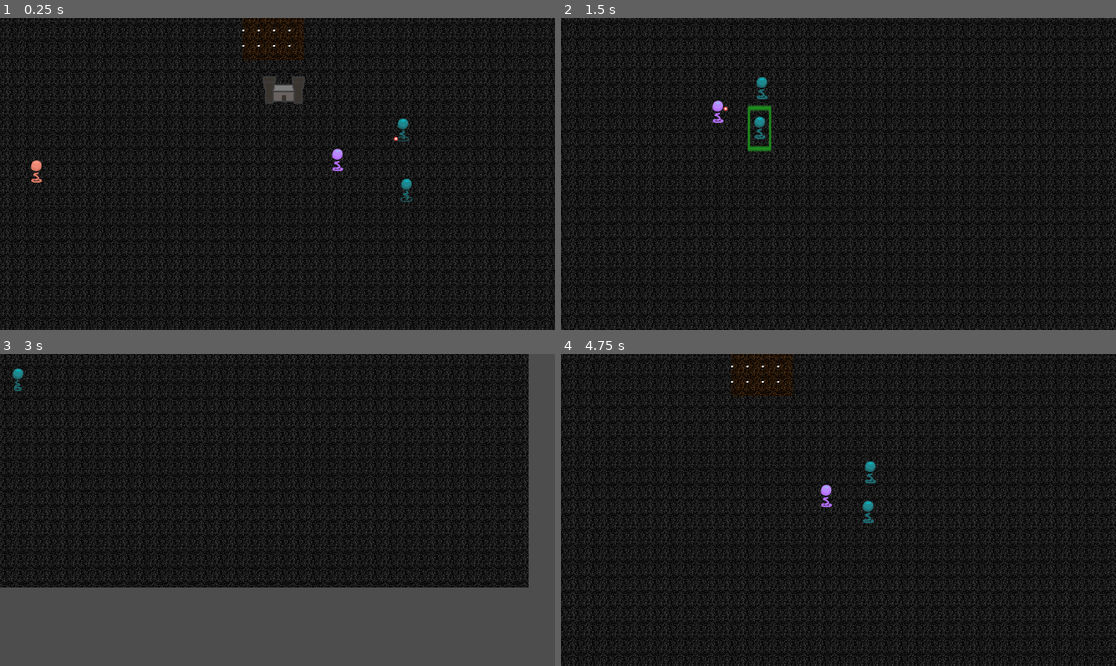
Above: before the commit, frames 1-4 (two rows, left to right).
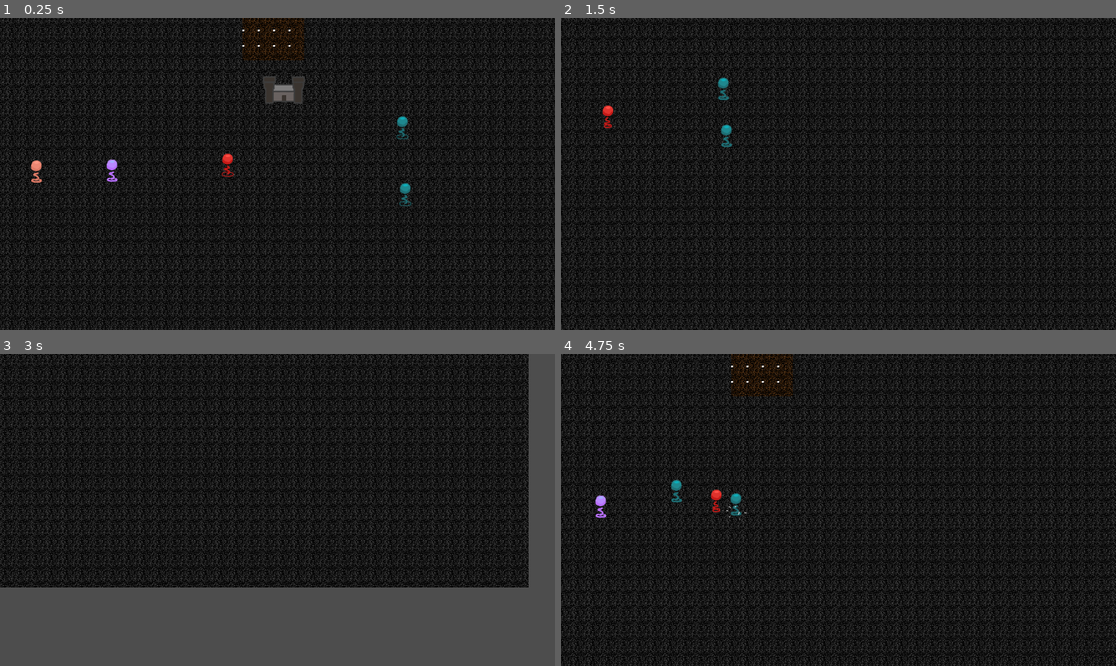
Above: after the commit, the same moments.

Repository: dokumor8/cahiddr
Game: Godot game, scene res://src/node_2d.tscn
Two runs of this game, one before a commit and one after it. Both use one fixed random seed, a clock stepped at 60 frames per second and the inputs below.
Inputs (mouse positions are in pixels of both pictures, inside the frame that each line leads up to):
- Up to frame 1 (0.25 s): no input
- Up to frame 2 (1.5 s): move the mouse to (955, 186) at 0.52 s; press the mouse at (955, 186) at 0.53 s; hold D (right) 0.53-1.28 s; move the mouse to (771, 136) at 1.27 s; release the mouse at (771, 136) at 1.28 s; hold S (down) from 1.28 s (still down); right-click (771, 136) at 1.35 s
- Up to frame 3 (3 s): move the mouse to (333, 441) at 2.02 s; release S (down) at 2.03 s; press the mouse at (333, 441) at 2.03 s; hold D (right) 2.03-2.78 s; move the mouse to (249, 572) at 2.77 s; release the mouse at (249, 572) at 2.78 s; hold W (up) from 2.78 s (still down); right-click (249, 572) at 2.85 s
- Up to frame 4 (4.75 s): move the mouse to (1005, 556) at 3.52 s; release W (up) at 3.53 s; press the mouse at (1005, 556) at 3.53 s; hold A (left) from 3.53 s (still down); move the mouse to (672, 463) at 4.27 s; release the mouse at (672, 463) at 4.28 s; right-click (672, 463) at 4.35 s

The runs differ from the first frame. In frame 1, 0.5% of the frame differs, in the area x 19-75%, y 31-61%; in frame 2, 0.8%, in the area x 7-38%, y 18-43%; in frame 3, less than 0.1%; in frame 4, 0.7%.

Commit message:
Add defender behavior wip

Diff:
--- a/src/enemy_bullet.gd
+++ b/src/enemy_bullet.gd
@@ -4,7 +4,7 @@
 var speed = 600
 var target = 0
 var damage = 1
-
+@onready var sender
 
 # Called when the node enters the scene tree for the first time.
 func _ready():
@@ -25,5 +25,5 @@
 	position += velocity * delta
 
 	if overlaps_body(target):
-		target.hit(damage)
+		target.hit(damage, sender)
 		queue_free()
--- a/src/node_2d.tscn
+++ b/src/node_2d.tscn
@@ -9,6 +9,7 @@
 [ext_resource type="PackedScene" uid="uid://drapmpdq3r5vo" path="res://src/units/king.tscn" id="7_8bfo6"]
 [ext_resource type="PackedScene" uid="uid://cakqx0khmasxy" path="res://src/spawn_area.tscn" id="8_n7edf"]
 [ext_resource type="Texture2D" uid="uid://bykm5axt2p03b" path="res://img/buildings/defender_building.png" id="9_6fyor"]
+[ext_resource type="PackedScene" uid="uid://di1fw0dliqjfi" path="res://src/units/defender.tscn" id="10_xwbcn"]
 
 [sub_resource type="TileSetAtlasSource" id="TileSetAtlasSource_f2j16"]
 texture = ExtResource("2_ov8mc")
@@ -54,7 +55,7 @@
 position = Vector2(617, 524)
 
 [node name="Hero" parent="." instance=ExtResource("5_sj74m")]
-position = Vector2(741, 495)
+position = Vector2(273, 517)
 
 [node name="WalkMarker" parent="." instance=ExtResource("6_kq1q8")]
 visible = false
@@ -70,4 +71,7 @@
 texture = ExtResource("9_6fyor")
 centered = false
 
+[node name="Defender" parent="." instance=ExtResource("10_xwbcn")]
+position = Vector2(513, 505)
+
 [connection signal="end_movement" from="Hero" to="." method="_on_hero_end_movement"]
--- a/src/units/defender.gd
+++ b/src/units/defender.gd
@@ -1,11 +1,127 @@
 extends CharacterBody2D
 
+var selected = false
+var target_object = 0
+@onready var aggroed = false
+var shot_count = 0
 
-# Called when the node enters the scene tree for the first time.
-func _ready():
-	pass # Replace with function body.
+var movement_speed: float = 200.0
+var movement_target_position: Vector2 = Vector2(60.0, 180.0)
+
+@onready var navigation_agent: NavigationAgent2D = $NavigationAgent2D
+@onready var animated_sprite: AnimatedSprite2D = $AnimatedSprite2D
+@onready var aggro_target: CharacterBody2D
+@onready var shoot_timer = $ShootTimer
+@export var speed = 100
+var stop_distance = 100.0
+var shoot_distance = 150.0
+var can_shoot = true
+var health = 40
+var state = "idle"
 
 
-# Called every frame. 'delta' is the elapsed time since the previous frame.
-func _process(delta):
-	pass
+func _ready():
+	# These values need to be adjusted for the actor's speed
+	# and the navigation layout.
+	animated_sprite.play()
+
+	navigation_agent.path_desired_distance = stop_distance
+	navigation_agent.target_desired_distance = stop_distance
+#	var root_node = get_tree().get_root()
+	movement_target_position = position
+
+	# Make sure to not await during _ready.
+	call_deferred("actor_setup")
+
+
+func actor_setup():
+	# Wait for the first physics frame so the NavigationServer can sync.
+	await get_tree().physics_frame
+
+	# Now that the navigation map is no longer empty, set the movement target.
+	set_movement_target(movement_target_position)
+
+
+
+var Bullet = preload("res://src/hero_bullet.tscn")
+func shoot(target):
+	if can_shoot:
+		var bul = Bullet.instantiate()
+		get_tree().get_root().add_child(bul)
+		bul.global_position = global_position
+		bul.look_at(target.global_position)
+		var dir = (target.global_position - global_position).normalized()
+		bul.global_rotation = dir.angle() + PI / 2.0
+		bul.velocity = dir * bul.speed
+		bul.target = target
+		bul.sender = self
+
+		can_shoot = false
+		shoot_timer.start()
+
+
+func navigate():
+	if navigation_agent.is_navigation_finished():
+		return
+
+	var current_agent_position: Vector2 = global_position
+	var next_path_position: Vector2 = navigation_agent.get_next_path_position()
+
+	var new_velocity: Vector2 = next_path_position - current_agent_position
+	new_velocity = new_velocity.normalized()
+	new_velocity = new_velocity * movement_speed
+
+	navigation_agent.set_velocity(new_velocity)
+
+
+func _physics_process(_delta):
+	if not is_instance_valid(aggro_target):
+		# TODO query space around the unit and switch aggro there
+		# if no one is close, set state to idle
+		state = "idle"
+	if state == "aggro":
+		if position.distance_to(aggro_target.position) < shoot_distance:
+			shoot(aggro_target)
+
+		set_movement_target(aggro_target.position)
+
+	navigate()
+
+
+func _on_aggro_area_body_entered(body):
+	# change state to aggro
+	if body.is_in_group("enemy"):
+		set_aggro_target(body)
+		state = "aggro"
+#		target_object = body
+#		aggroed = true
+
+
+func _on_shoot_timer_timeout():
+	can_shoot = true
+
+
+func set_movement_target(movement_target: Vector2):
+	navigation_agent.target_position = movement_target
+
+
+var HitEffectHero = preload("res://src/effects/hit_effect_hero.tscn")
+func hit(damage, sender):
+
+	var hitEffectHero = HitEffectHero.instantiate()
+	get_tree().get_root().add_child(hitEffectHero)
+	hitEffectHero.global_position = global_position
+	health -= damage
+	if health <= 0:
+		queue_free()
+	set_aggro_target(sender)
+
+
+func set_aggro_target(unit):
+	aggro_target = unit
+	set_movement_target(unit.position)
+
+
+func _on_navigation_agent_2d_velocity_computed(safe_velocity):
+	velocity = safe_velocity
+	move_and_slide()
--- a/src/units/defender.tscn
+++ b/src/units/defender.tscn
@@ -28,7 +28,10 @@
 "speed": 5.0
 }]
 
-[node name="Defender" type="CharacterBody2D"]
+[sub_resource type="CircleShape2D" id="CircleShape2D_jsm2w"]
+radius = 226.009
+
+[node name="Defender" type="CharacterBody2D" groups=["defender"]]
 script = ExtResource("1_f5fo7")
 
 [node name="CollisionShape2D" type="CollisionShape2D" parent="."]
@@ -37,3 +40,18 @@
 [node name="AnimatedSprite2D" type="AnimatedSprite2D" parent="."]
 sprite_frames = SubResource("SpriteFrames_nv41x")
 frame_progress = 0.0416653
+
+[node name="AggroArea" type="Area2D" parent="."]
+collision_layer = 0
+collision_mask = 2
+
+[node name="CollisionShape2D" type="CollisionShape2D" parent="AggroArea"]
+shape = SubResource("CircleShape2D_jsm2w")
+
+[node name="ShootTimer" type="Timer" parent="."]
+
+[node name="NavigationAgent2D" type="NavigationAgent2D" parent="."]
+
+[connection signal="body_entered" from="AggroArea" to="." method="_on_aggro_area_body_entered"]
+[connection signal="timeout" from="ShootTimer" to="." method="_on_shoot_timer_timeout"]
+[connection signal="velocity_computed" from="NavigationAgent2D" to="." method="_on_navigation_agent_2d_velocity_computed"]
--- a/src/units/hero.gd
+++ b/src/units/hero.gd
@@ -76,7 +76,7 @@
 
 
 var HitEffectHero = preload("res://src/effects/hit_effect_hero.tscn")
-func hit(damage):
+func hit(damage, _sender):
 
 	var hitEffectHero = HitEffectHero.instantiate()
 	get_tree().get_root().add_child(hitEffectHero)
--- a/src/units/hero.tscn
+++ b/src/units/hero.tscn
@@ -35,7 +35,7 @@
 "speed": 5.0
 }]
 
-[node name="Hero" type="CharacterBody2D"]
+[node name="Hero" type="CharacterBody2D" groups=["hero"]]
 collision_mask = 0
 script = ExtResource("1_xbdfg")
 
--- a/src/units/unit.gd
+++ b/src/units/unit.gd
@@ -55,6 +55,7 @@
 		bul.global_rotation = dir.angle() + PI / 2.0
 		bul.velocity = dir * bul.speed
 		bul.target = target
+		bul.sender = self
 
 		can_shoot = false
 		shoot_timer.start()
@@ -79,6 +80,9 @@
 
 func _physics_process(_delta):
 
+	if not is_instance_valid(aggro_target):
+		var root_node = get_tree().get_root()
+		aggro_target = root_node.get_node("/root/Main/King")
 
 	if position.distance_to(aggro_target.position) < shoot_distance:
 		shoot(aggro_target)
@@ -111,7 +115,7 @@
 
 func _on_aggro_area_body_entered(body):
 	# change state to aggro
-	if body.name == "Hero":
+	if body.is_in_group("hero") or body.is_in_group("defender"):
 		set_aggro_target(body)
 #		target_object = body
 #		aggroed = true
--- a/src/units/unit.tscn
+++ b/src/units/unit.tscn
@@ -38,7 +38,7 @@
 radius = 23.0
 height = 84.0
 
-[node name="Unit" type="CharacterBody2D"]
+[node name="Unit" type="CharacterBody2D" groups=["enemy"]]
 collision_layer = 2
 collision_mask = 0
 script = ExtResource("1_4rcxq")
Not shown: 1 places in src/node_2d.tscn that only renumber resources
Not shown: 1 places in src/units/defender.tscn that only renumber resources
